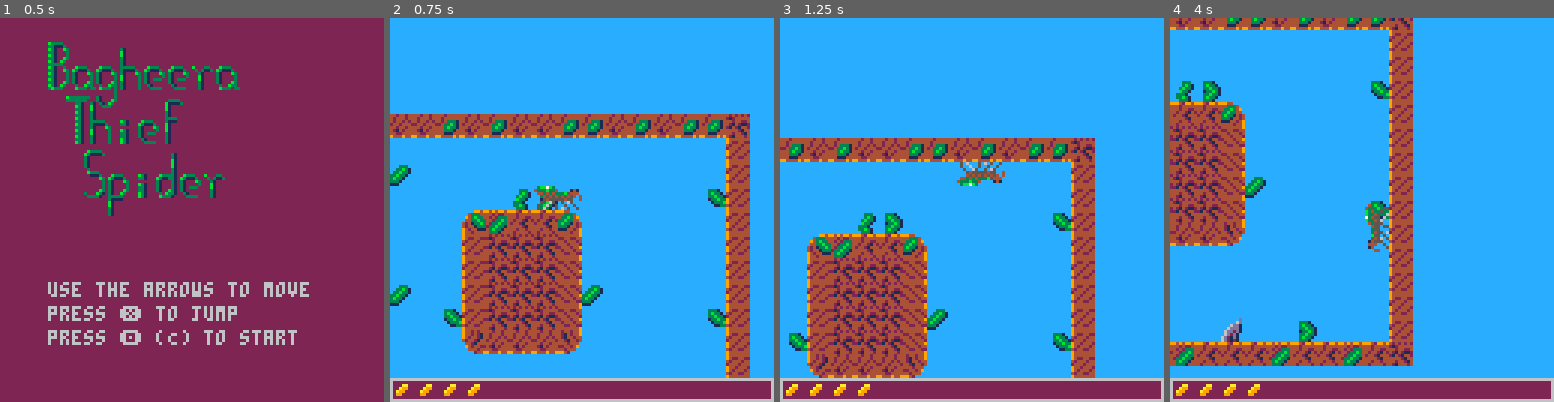
Above: before the commit, frames 1-4 (left to right).
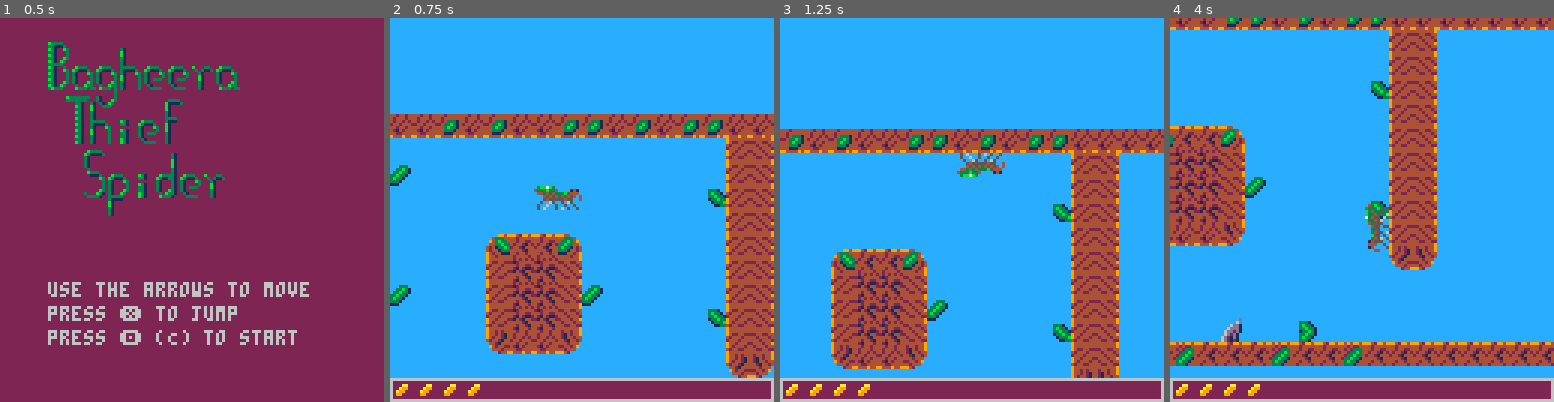
Above: after the commit, the same moments.

Repository: Naz713/pico-spider
Game: PICO-8 cartridge jmp_spdr.p8
Same seed, same stepped clock (60 frames per second), same inputs: the game is played once before the commit and once after it.
Inputs:
- Up to frame 1 (0.5 s): tap X (X key) at 0.33 s
- Up to frame 2 (0.75 s): tap O (Z key) at 0.7 s
- Up to frame 3 (1.25 s): tap X (X key) at 1.07 s
- Up to frame 4 (4 s): hold Right 1.6-2.1 s; tap O (Z key) every 0.4 s from 1.7 to 3.7 s; tap X (X key) at 1.85, 2.97 s; hold Up 2.15-2.42 s; hold Right 2.47-3.03 s; hold Left 3.08-3.58 s; hold Down 3.63-3.97 s

Frame 1 is identical in both runs. In frame 2, 10% of the frame differs, in the area x 14-100%, y 25-94%; in frame 3, 22%, in the area x 0-100%, y 28-94%; in frame 4, 11%.

Commit message:
Allowing to move across the whole space/level

Diff:
--- a/jmp_spdr.p8
+++ b/jmp_spdr.p8
@@ -106,21 +106,38 @@
 0000000000000000000000000000000000000000000000000000000000000000000000000000000000000000000000000000000000000000000000000000000000000000000000000000000000000000000000000000000000000000000000000000000000000000000000000000000000000000000000000000000000000000
 8282908410120604020c180808020018424250441e0000000000000000000000220000000000000000000000000000000000000000000000000000000000000000000000000000000000000000000000000000000000000000000000000000000000000000000000000000000000000000000000000000000000000000000000
 __map__
-948b8b8c8b8c8b8b8c8c8b8c8b8c8c9400000000000000000000000000000000000000000000000000000000000000000000000000000000000000000000000000000000000000000000000000000000000000000000000000000000000000000000000000000000000000000000000000000000000000000000000000000000
-8700000000000000000000000000008400000000000000000000000000000000000000000000000000000000000000000000000000000000000000000000000000000000000000000000000000000000000000000000000000000000000000000000000000000000000000000000000000000000000000000000000000000000
-8793000000000000000000000000008400000000000000000000000000000000000000000000000000000000000000000000000000000000000000000000000000000000000000000000000000000000000000000000000000000000000000000000000000000000000000000000000000000000000000000000000000000000
-8700000000009091000000000000928400000000000000000000000000000000000000000000000000000000000000000000000000000000000000000000000000000000000000000000000000000000000000000000000000000000000000000000000000000000000000000000000000000000000000000000000000000000
-87000000858d8888860000000000008400000000000000000000000000000000000000000000000000000000000000000000000000000000000000000000000000000000000000000000000000000000000000000000000000000000000000000000000000000000000000000000000000000000000000000000000000000000
-8700000084949494870000000000008400000000000000000000000000000000000000000000000000000000000000000000000000000000000000000000000000000000000000000000000000000000000000000000000000000000000000000000000000000000000000000000000000000000000000000000000000000000
-8700000084949494870000000000008400000000000000000000000000000000000000000000000000000000000000000000000000000000000000000000000000000000000000000000000000000000000000000000000000000000000000000000000000000000000000000000000000000000000000000000000000000000
-8793000084949494879300000000008400000000000000000000000000000000000000000000000000000000000000000000000000000000000000000000000000000000000000000000000000000000000000000000000000000000000000000000000000000000000000000000000000000000000000000000000000000000
-8700009284949494870000000000928400000000000000000000000000000000000000000000000000000000000000000000000000000000000000000000000000000000000000000000000000000000000000000000000000000000000000000000000000000000000000000000000000000000000000000000000000000000
-870000008a8b8b8b890000000000008400000000000000000000000000000000000000000000000000000000000000000000000000000000000000000000000000000000000000000000000000000000000000000000000000000000000000000000000000000000000000000000000000000000000000000000000000000000
-8700000000000000000000000000008400000000000000000000000000000000000000000000000000000000000000000000000000000000000000000000000000000000000000000000000000000000000000000000000000000000000000000000000000000000000000000000000000000000000000000000000000000000
-8700000000000000000000000000008400000000000000000000000000000000000000000000000000000000000000000000000000000000000000000000000000000000000000000000000000000000000000000000000000000000000000000000000000000000000000000000000000000000000000000000000000000000
-8700000000000000000000000000008400000000000000000000000000000000000000000000000000000000000000000000000000000000000000000000000000000000000000000000000000000000000000000000000000000000000000000000000000000000000000000000000000000000000000000000000000000000
-8793000000900000a00000910000008400000000000000000000000000000000000000000000000000000000000000000000000000000000000000000000000000000000000000000000000000000000000000000000000000000000000000000000000000000000000000000000000000000000000000000000000000000000
-94888d8888888d8888888d88888d889400000000000000000000000000000000000000000000000000000000000000000000000000000000000000000000000000000000000000000000000000000000000000000000000000000000000000000000000000000000000000000000000000000000000000000000000000000000
+948b8b8c8b8c8b8b8c8c8b8c8b8c8c8b8b8b8b8b8b8b8b8b8b8b8b8b8b8b8b8b8b8b8b8b8b8b8b8b8b8b8b8b8b8b8b8b8b8b8b8b8b8b8b8b8b8b8b8b8b8b8b8b8b8b8b8b8b8b8b8b8b8b8b8b8b8b8b8b8b8b8b8b8b8b8b8b8b8b8b8b8b8b8b8b8b8b8b8b8b8b8b8b8b8b8b8b8b8b8b8b8b8b8b8b8b8b8b8b8b8b8b8b8b8b8b94
+8700000000000000000000000000008487000000000000000000000000000000000000000000000000000000000000000000000000000000000000000000000000000000000000000000000000000000000000000000000000000000000000000000000000000000000000000000000000000000000000000000000000000084
+8793000000000000000000000000008487000000000000000000000000000000000000000000000000000000000000000000000000000000000000000000000000000000000000000000000000000000000000000000000000000000000000000000000000000000000000000000000000000000000000000000000000000084
+8700000000000000000000000000928487000000000000000000000000000000000000000000000000000000000000000000000000000000000000000000000000000000000000000000000000000000000000000000000000000000000000000000000000000000000000000000000000000000000000000000000000000084
+8700000000000000000000000000008487000000000000000000000000000000000000000000000000000000000000000000000000000000000000000000000000000000000000000000000000000000000000000000000000000000000000000000000000000000000000000000000000000000000000000000000000000084
+8700000000858888860000000000008487000000000000000000000000000000000000000000000000000000000000000000000000000000000000000000000000000000000000000000000000000000000000000000000000000000000000000000000000000000000000000000000000000000000000000000000000000084
+8700000000849494870000000000008487000000000000000000000000000000000000000000000000000000000000000000000000000000000000000000000000000000000000000000000000000000000000000000000000000000000000000000000000000000000000000000000000000000000000000000000000000084
+8793000000849494879300000000008487000000000000000000000000000000000000000000000000000000000000000000000000000000000000000000000000000000000000000000000000000000000000000000000000000000000000000000000000000000000000000000000000000000000000000000000000000084
+8700000000849494870000000000928487000000000000000000000000000000000000000000000000000000000000000000000000000000000000000000000000000000000000000000000000000000000000000000000000000000000000000000000000000000000000000000000000000000000000000000000000000084
+87000000008a8b8b890000000000008487000000000000000000000000000000000000000000000000000000000000000000000000000000000000000000000000000000000000000000000000000000000000000000000000000000000000000000000000000000000000000000000000000000000000000000000000000084
+8700000000000000000000000000008a89000000000000000000000000000000000000000000000000000000000000000000000000000000000000000000000000000000000000000000000000000000000000000000000000000000000000000000000000000000000000000000000000000000000000000000000000000084
+8700000000000000000000000000000000000000000000000000000000000000000000000000000000000000000000000000000000000000000000000000000000000000000000000000000000000000000000000000000000000000000000000000000000000000000000000000000000000000000000000000000000000084
+8700000000000000000000000000000000000000000000000000000000000000000000000000000000000000000000000000000000000000000000000000000000000000000000000000000000000000000000000000000000000000000000000000000000000000000000000000000000000000000000000000000000000084
+8793000000900000a00000910000000000000000000000000000000000000000000000000000000000000000000000000000000000000000000000000000000000000000000000000000000000000000000000000000000000000000000000000000000000000000000000000000000000000000000000000000000000000084
+87888d8888888d8888888d88888d888888888888888888888888888888888888880000000000000000000000000000000000000000000000000000000000000000000000000000000000000000000000000000000000000000000000000000000000000000000000000000000000000000000000000000000000000000000084
+8700000000000000000000000000000000000000000000000000000000000000000000000000000000000000000000000000000000000000000000000000000000000000000000000000000000000000000000000000000000000000000000000000000000000000000000000000000000000000000000000000000000000084
+8700000000000000000000000000000000000000000000000000000000000000000000000000000000000000000000000000000000000000000000000000000000000000000000000000000000000000000000000000000000000000000000000000000000000000000000000000000000000000000000000000000000000084
+8700000000000000000000000000000000000000000000000000000000000000000000000000000000000000000000000000000000000000000000000000000000000000000000000000000000000000000000000000000000000000000000000000000000000000000000000000000000000000000000000000000000000084
+8700000000000000000000000000000000000000000000000000000000000000000000000000000000000000000000000000000000000000000000000000000000000000000000000000000000000000000000000000000000000000000000000000000000000000000000000000000000000000000000000000000000000084
+8700000000000000000000000000000000000000000000000000000000000000000000000000000000000000000000000000000000000000000000000000000000000000000000000000000000000000000000000000000000000000000000000000000000000000000000000000000000000000000000000000000000000084
+8700000000000000000000000000000000000000000000000000000000000000000000000000000000000000000000000000000000000000000000000000000000000000000000000000000000000000000000000000000000000000000000000000000000000000000000000000000000000000000000000000000000000084
+8700000000000000000000000000000000000000000000000000000000000000000000000000000000000000000000000000000000000000000000000000000000000000000000000000000000000000000000000000000000000000000000000000000000000000000000000000000000000000000000000000000000000084
+8700000000000000000000000000000000000000000000000000000000000000000000000000000000000000000000000000000000000000000000000000000000000000000000000000000000000000000000000000000000000000000000000000000000000000000000000000000000000000000000000000000000000084
+8700000000000000000000000000000000000000000000000000000000000000000000000000000000000000000000000000000000000000000000000000000000000000000000000000000000000000000000000000000000000000000000000000000000000000000000000000000000000000000000000000000000000084
+8700000000000000000000000000000000000000000000000000000000000000000000000000000000000000000000000000000000000000000000000000000000000000000000000000000000000000000000000000000000000000000000000000000000000000000000000000000000000000000000000000000000000084
+8700000000000000000000000000000000000000000000000000000000000000000000000000000000000000000000000000000000000000000000000000000000000000000000000000000000000000000000000000000000000000000000000000000000000000000000000000000000000000000000000000000000000084
+8700000000000000000000000000000000000000000000000000000000000000000000000000000000000000000000000000000000000000000000000000000000000000000000000000000000000000000000000000000000000000000000000000000000000000000000000000000000000000000000000000000000000084
+8700000000000000000000000000000000000000000000000000000000000000000000000000000000000000000000000000000000000000000000000000000000000000000000000000000000000000000000000000000000000000000000000000000000000000000000000000000000000000000000000000000000000084
+8700000000000000000000000000000000000000000000000000000000000000000000000000000000000000000000000000000000000000000000000000000000000000000000000000000000000000000000000000000000000000000000000000000000000000000000000000000000000000000000000000000000000084
+8700000000000000000000000000000000000000000000000000000000000000000000000000000000000000000000000000000000000000000000000000000000000000000000000000000000000000000000000000000000000000000000000000000000000000000000000000000000000000000000000000000000000084
+8700000000000000000000000000000000000000000000000000000000000000000000000000000000000000000000000000000000000000000000000000000000000000000000000000000000000000000000000000000000000000000000000000000000000000000000000000000000000000000000000000000000000084
+9488888888888888888888888888888888888888888888888888888888888888888888888888888888888888888888888888888888888888888888888888888888888888888888888888888888888888888888888888888888888888888888888888888888888888888888888888888888888888888888888888888888888894
 
 
 
--- a/main.lua
+++ b/main.lua
@@ -16,9 +16,9 @@
       2 left wall 4 right wall ]]
     ornt=1,
     --screen limits
-    xmax=120,
+    xmax=128*8,
     xmin=0,
-    ymax=120,
+    ymax=32*8,
     ymin=0,
     --running variables
     rvel=0,
--- a/spider.lua
+++ b/spider.lua
@@ -214,7 +214,7 @@
       (fget(sprs.hy_lx,1) and fget(sprs.hy_lx)<=32) then
     s.ymax=((cnrs.hy+1)\8)*8-8
   elseif always_update then
-    s.ymax=120
+    s.ymax=32*8
     if (abs(s.ornt)==1) s.on_air=true
   end
   --LOW  X
@@ -238,7 +238,7 @@
       (fget(sprs.hx_hy,4) and fget(sprs.hx_hy)<=32) then
     s.xmax=((cnrs.hx+1)\8)*8-8
   elseif always_update then
-    s.xmax=120
+    s.xmax=128*8
     if (abs(s.ornt)==4) s.on_air=true
   end
 end
@@ -307,10 +307,18 @@
 end
 
 function spdr_setup()
+  --bulbs
   s.bulbs=4
   s.invc_t=0
+  --position
   s.xpos=56
   s.ypos=24
+  --screen limits
+  s.xmax=128*8
+  s.xmin=0
+  s.ymax=32*8
+  s.ymin=0
+  --Orientation/Velocity
   s.ornt=1
   s.rvel=0
   s.jvel=0
